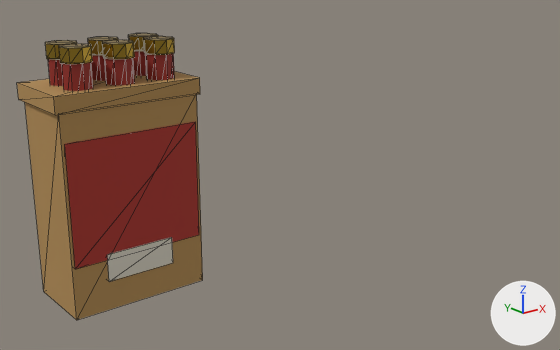
The glTF model Game/public/assets/models/props.glb, before and after one commit.
Camera for both pictures: a camera (50 mm lens) standing at (-0.596, 84.129, 0.616) and looking at (0.572, 85.589, 0.033). Lighting does not change. The marker at lower right points along +X, +Y and +Z. The older version comes first. Mesh edges are drawn as thin lines. Where no turn or scale is listed for an object, it has been applied to the vertices.

Objects in the first picture: 'Supply_ShotgunShells'.
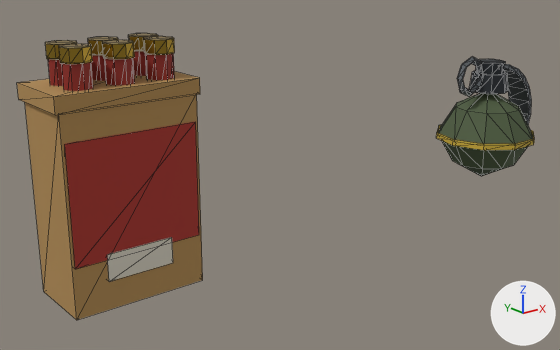
What changed in the scene script:
```text
Add me_supply_grenade:
    me_supply_grenade.from_pydata(...)  # 164 vertices, 288 faces; spans x 0.876..1.146, y 85.177..85.413, z 0.017..0.333
    # faces by material slot: [60, 20, 56, 152]
    me_supply_grenade.materials.append(mat_p_green)  # dark green #4b593c
    me_supply_grenade.materials.append(mat_p_yellow)  # yellow #caab37
    me_supply_grenade.materials.append(mat_p_metaldark)  # dark grey #373c40
    me_supply_grenade.materials.append(mat_p_metal)  # grey #6e7378
Add ob_supply_grenade:
    ob_supply_grenade = bpy.data.objects.new('Supply_Grenade', me_supply_grenade)
    ob_supply_grenade.location = (0.0, 0.0, 0.0)
```

Where the change shows, as pixel boxes (x1, y1, x2, y2) in the pictures (560 x 350 px):
'Supply_Grenade', added
    after: (436, 57, 535, 176)
    faces in mat_p_green (dark green #4b593c): (438, 93, 533, 176)
    faces in mat_p_metal (grey #6e7378): (457, 57, 531, 124)
    faces in mat_p_metaldark (dark grey #373c40): (469, 59, 508, 94)
    faces in mat_p_yellow (yellow #caab37): (436, 125, 535, 150)
